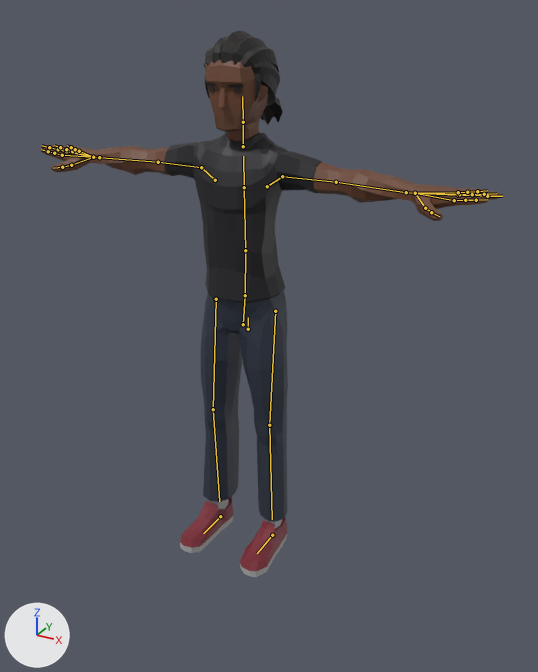
One commit to the glTF model js/models/avatars/club-crowd-m1.glb: the scene before it, then after it.
One viewpoint serves both versions: a 50 mm camera at (1.251, -2.147, 1.917) aimed at (0.175, -0.191, 0.939). The axes (+X, +Y, +Z) are drawn at lower left. The lights are the same throughout. The older version comes first. The bones that change, and the others that lie on the model, are drawn over the model as lines.

The first picture shows 'Casual2_Body'.
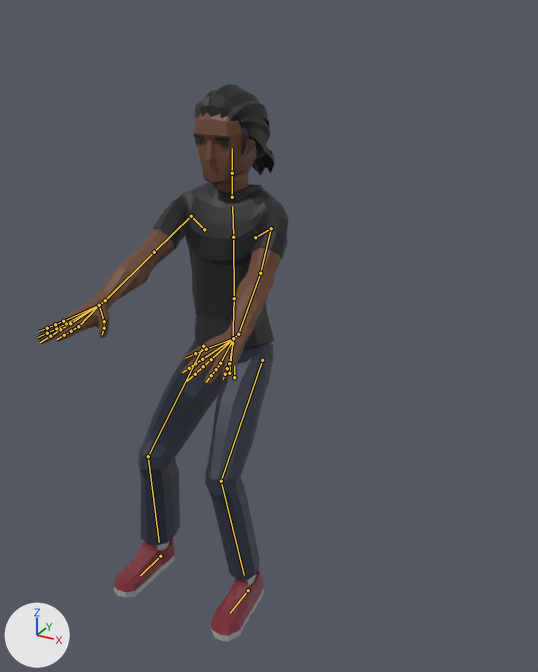
The newer file adds an action. The first version stands in its rest pose; the second is drawn at frame 0 of the action 'Seated_Loop'.

Pixel boxes (x1, y1, x2, y2) of what changed, in the pictures (538 x 672 px):
'Casual2_Body', posed (45% narrower)
    before: (40, 30, 502, 577)
    after: (36, 84, 288, 642)
bone 'Body', root to tip
    before: (248, 329) to (248, 317)
    after: (234, 377) to (234, 366)
bone 'Abdomen', root to tip
    before: (245, 295) to (245, 250)
    after: (232, 343) to (234, 298)
bone 'Torso', root to tip
    before: (245, 250) to (244, 187)
    after: (234, 298) to (233, 237)
bone 'Chest', root to tip
    before: (244, 187) to (243, 156)
    after: (233, 237) to (232, 206)
bone 'Neck', root to tip
    before: (243, 146) to (243, 122)
    after: (232, 197) to (232, 173)
bone 'Head', root to tip
    before: (243, 122) to (242, 96)
    after: (232, 173) to (232, 148)
bone 'UpperArm.L', root to tip
    before: (282, 176) to (336, 182)
    after: (271, 228) to (260, 273)
bone 'LowerArm.L', root to tip
    before: (336, 182) to (406, 192)
    after: (260, 273) to (238, 334)
bone 'Wrist.L', root to tip
    before: (406, 192) to (415, 193)
    after: (238, 334) to (233, 338)
bone 'UpperArm.R', root to tip
    before: (201, 167) to (158, 162)
    after: (191, 216) to (154, 252)
bone 'LowerArm.R', root to tip
    before: (158, 162) to (99, 157)
    after: (154, 252) to (105, 300)
bone 'Wrist.R', root to tip
    before: (99, 157) to (93, 157)
    after: (105, 300) to (99, 305)
bone 'UpperLeg.L', root to tip
    before: (275, 311) to (269, 425)
    after: (262, 360) to (221, 481)
bone 'LowerLeg.L', root to tip
    before: (269, 425) to (272, 519)
    after: (221, 481) to (244, 575)
bone 'UpperLeg.R', root to tip
    before: (216, 299) to (213, 409)
    after: (203, 346) to (148, 456)
bone 'LowerLeg.R', root to tip
    before: (213, 409) to (219, 501)
    after: (148, 456) to (159, 542)
bone 'Foot.L', root to tip
    before: (272, 535) to (257, 553)
    after: (248, 590) to (230, 613)
bone 'Foot.R', root to tip
    before: (220, 516) to (203, 533)
    after: (160, 556) to (140, 575)

What the commit changed:
Bone 'Body' (bone_body) moves from (0.0, 0.0, 0.0) to (0.0, -0.15, 0.1).
Bone 'Body' (bone_body) turns from (0, 0, 0) to (-5, 0, 0) degrees about its own x, y and z.
Bone 'Abdomen' (bone_abdomen) turns from (0, 0, 0) to (1, 0, 0) degrees about its own x, y and z.
Bone 'Torso' (bone_torso) turns from (0, 0, 0) to (2, 0, 0) degrees about its own x, y and z.
Bone 'Chest' (bone_chest) turns from (0, 0, 0) to (2, 0, 0) degrees about its own x, y and z.
Bone 'Neck' (bone_neck) turns from (0, 0, 0) to (-1, -1, 0) degrees about its own x, y and z.
Bone 'Head' (bone_head) turns from (0, 0, 0) to (-1, -2, 0) degrees about its own x, y and z.
Bone 'UpperArm.L' (bone_upperarm_l) turns from (0, 0, 0) to (-34, -20, -60) degrees about its own x, y and z.
Bone 'LowerArm.L' (bone_lowerarm_l) turns from (0, 0, 0) to (0, 6, 3) degrees about its own x, y and z.
Bone 'Wrist.L' (bone_wrist_l) turns from (0, 0, 0) to (15, 20, -18) degrees about its own x, y and z.
Bone 'UpperArm.R' (bone_upperarm_r) turns from (0, 0, 0) to (-32, 19, 62) degrees about its own x, y and z.
Bone 'LowerArm.R' (bone_lowerarm_r) turns from (0, 0, 0) to (0, -5, -3) degrees about its own x, y and z.
Bone 'Wrist.R' (bone_wrist_r) turns from (0, 0, 0) to (11, -15, 18) degrees about its own x, y and z.
Bone 'UpperLeg.L' (bone_upperleg_l) turns from (0, 0, 0) to (-4, 1, 37) degrees about its own x, y and z.
Bone 'LowerLeg.L' (bone_lowerleg_l) turns from (0, 0, 0) to (49, 3, 0) degrees about its own x, y and z.
Bone 'UpperLeg.R' (bone_upperleg_r) turns from (0, 0, 0) to (-3, -1, -38) degrees about its own x, y and z.
Bone 'LowerLeg.R' (bone_lowerleg_r) turns from (0, 0, 0) to (49, -3, 0) degrees about its own x, y and z.
Bone 'Foot.L' (bone_foot_l) moves from (0.0, 0.0, 0.0) to (0.07, 0.31, 0.002).
Bone 'Foot.R' (bone_foot_r) moves from (0.0, 0.0, 0.0) to (-0.07, 0.31, 0.002).
